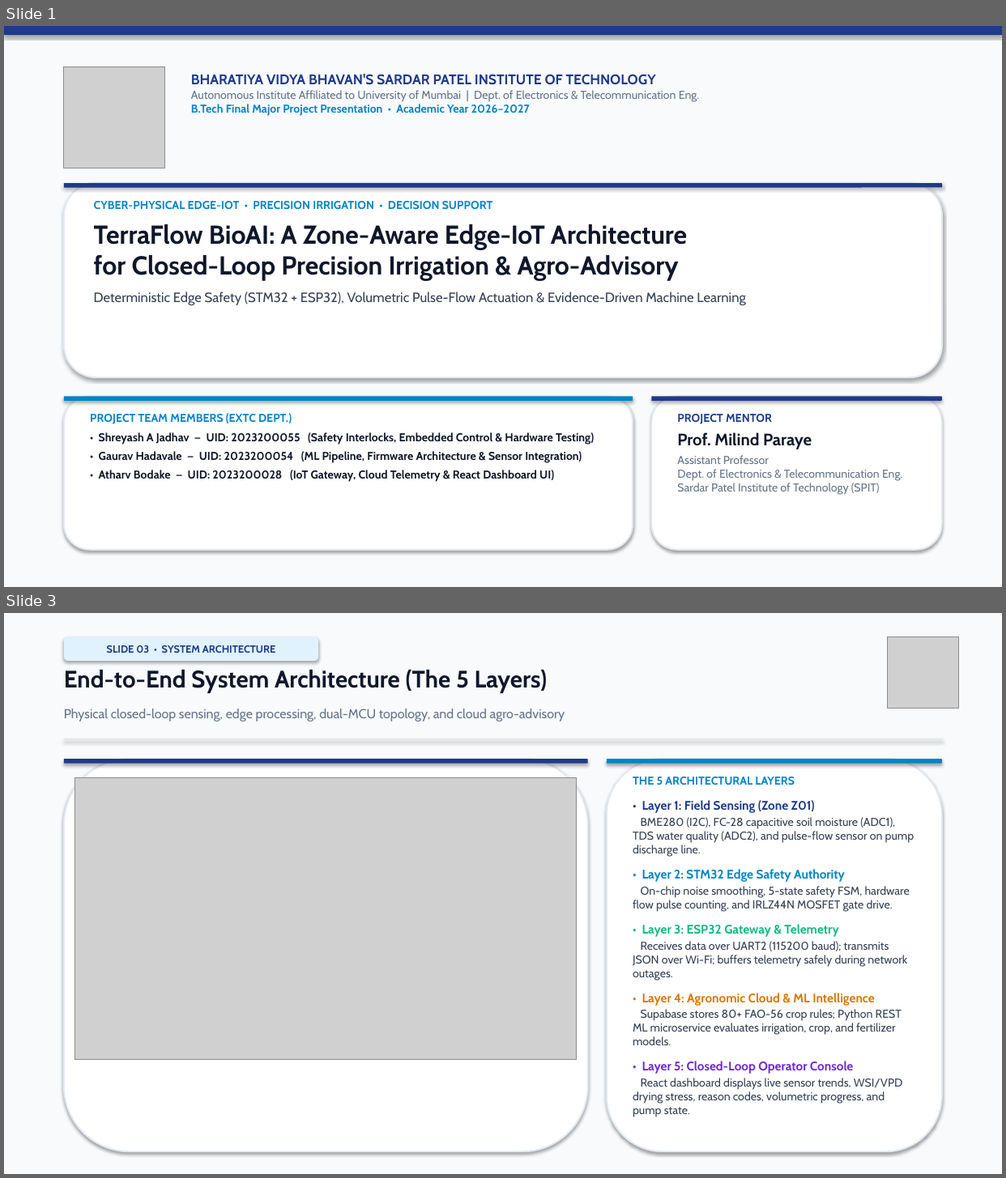
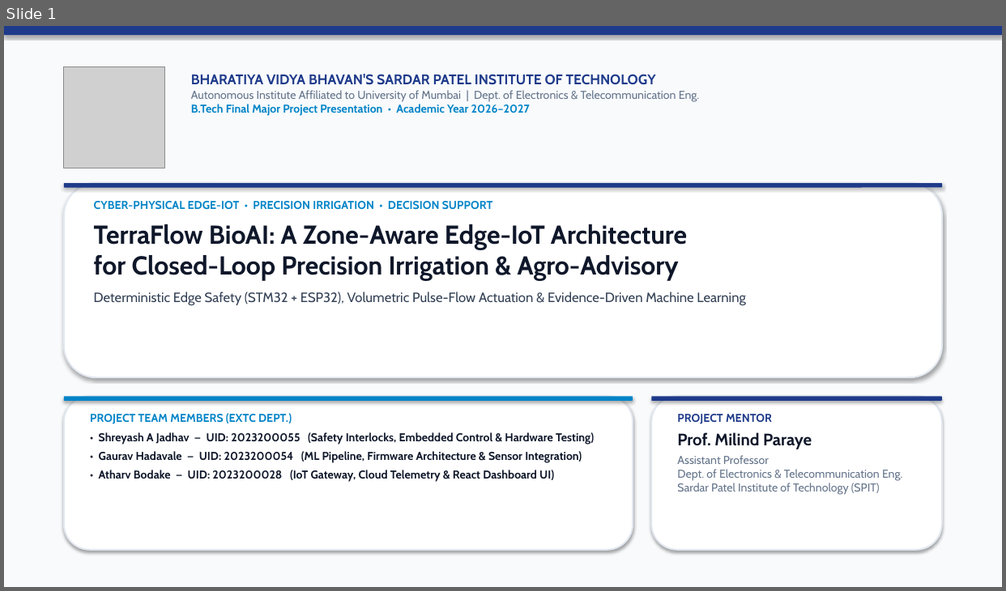
Before and after one commit to gauravhadavale07/TerraFlow_BioAI, a slide deck: TerraFlow_BioAI_Final_Presentation.pptx. Shown one above the other, each under a label of ours: slides 1 and 3 before the commit, slide 1 after it; the slides between them are not shown. The pictures are 1006x1178 and 1006x591 pixels, drawn with LibreOffice and Linux fonts; fonts in the diff are those of the drawing; grey boxes stand for pictures. Boxes give left, top, right and bottom in pixels: in the first picture for what was removed or moved away, otherwise in the second. Text is boxed around its words. In the diff, an @@ line names an element or a change of style, - is before the commit and + after.

```diff
--- a/TerraFlow_BioAI_Final_Presentation.pptx
+++ b/TerraFlow_BioAI_Final_Presentation.pptx
@@ slide 3 removed at [4, 613, 1002, 1174], background #FFFFFF @@
@@ rectangle removed at [4, 613, 1002, 1174] @@
@@ rounded rectangle removed at [64, 637, 318, 661] @@
-SLIDE 03 • SYSTEM ARCHITECTURE
@@ picture removed at [888, 637, 958, 708] @@
@@ text removed at [64, 670, 548, 693] @@
-End-to-End System Architecture (The 5 Layers)
@@ text removed at [64, 709, 565, 722] @@
-Physical closed-loop sensing, edge processing, dual-MCU topology, and cloud agro-advisory
@@ rectangle removed at [64, 739, 942, 740] @@
@@ rounded rectangle removed at [64, 759, 588, 1152] @@
@@ rounded rectangle removed at [64, 759, 588, 764] @@
@@ picture removed at [75, 777, 577, 1060] @@
@@ rounded rectangle removed at [607, 759, 942, 1152] @@
@@ rounded rectangle removed at [607, 759, 942, 764] @@
@@ text removed at [633, 777, 914, 1118] @@
-THE 5 ARCHITECTURAL LAYERS
-• Layer 1: Field Sensing (Zone Z01)
-BME280 (I2C), FC-28 capacitive soil moisture (ADC1), TDS water quality (ADC2), and pulse-flow sensor on pump discharge line.
-• Layer 2: STM32 Edge Safety Authority
-On-chip noise smoothing, 5-state safety FSM, hardware flow pulse counting, and IRLZ44N MOSFET gate drive.
-• Layer 3: ESP32 Gateway & Telemetry
-Receives data over UART2 (115200 baud); transmits JSON over Wi-Fi; buffers telemetry safely during network outages.
-• Layer 4: Agronomic Cloud & ML Intelligence
-Supabase stores 80+ FAO-56 crop rules; Python REST ML microservice evaluates irrigation, crop, and fertilizer models.
-• Layer 5: Closed-Loop Operator Console
-React dashboard displays live sensor trends, WSI/VPD drying stress, reason codes, volumetric progress, and pump state.
```
Also in this commit, not shown: 4 slides changed, 4 slides added, 1 other slide removed, 13 other files.
